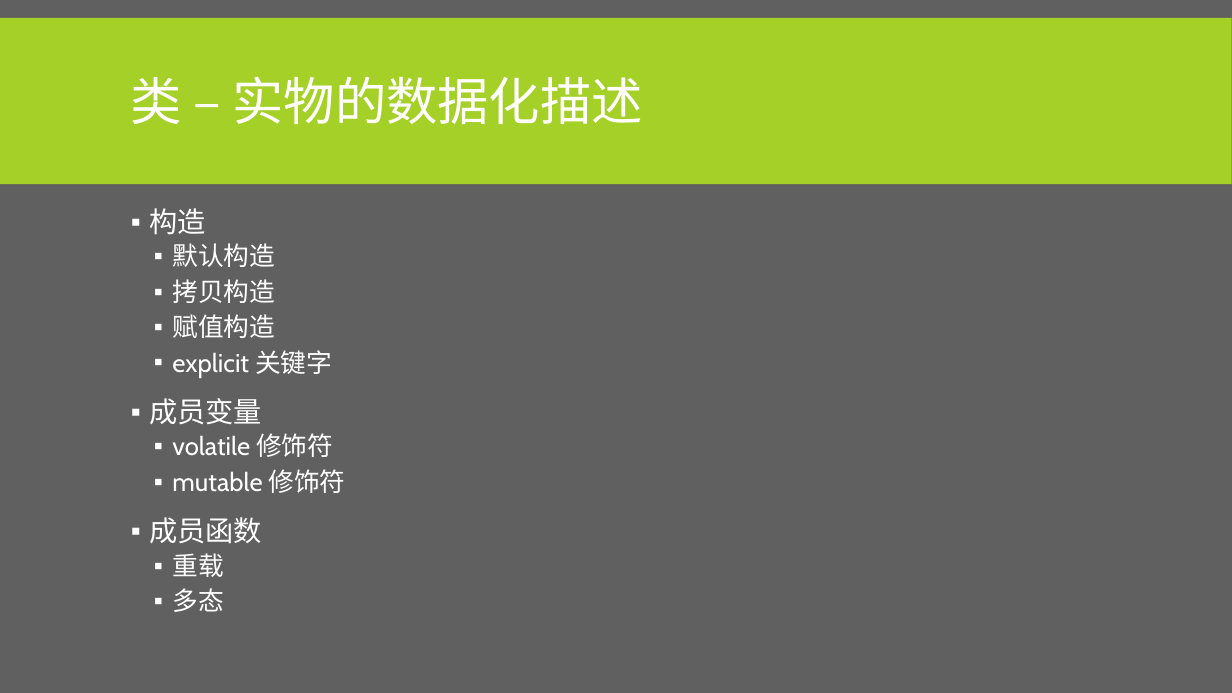
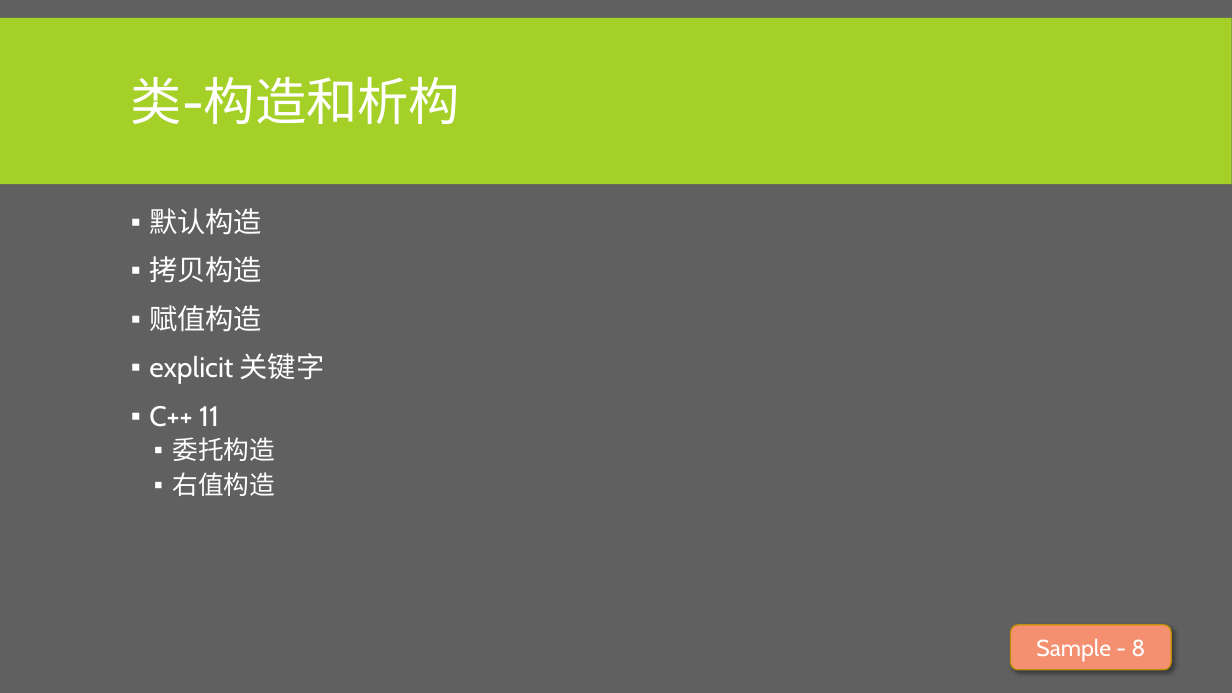
Before and after one commit to albertclass/Lessons, a slide deck: slide 29 of advance c++/courseware.pptx (slide 28 before the commit). Drawn at 1232x693 pixels with LibreOffice and Linux fonts; fonts in the diff are those of the drawing. Boxes give left, top, right and bottom in pixels: in the first picture for what was removed or moved away, otherwise in the second. Text is boxed around its words. In the diff, an @@ line names an element or a change of style, - is before the commit and + after.

```diff
--- a/advance c++/courseware.pptx
+++ b/advance c++/courseware.pptx
@@ title at bbox=[131, 77, 460, 124]: text changed @@
-类 – 实物的数据化描述
+类-构造和析构
@@ text at bbox=[149, 208, 205, 234]: paragraph removed @@
-▪ 构造
@@ text at bbox=[149, 208, 325, 383]: size 20 to 22 pt in "默认构造", "拷贝构造", "赋值构造", "explicit 关键字"; list level 2 to 1 in "默认构造"; list level 2 to 1 in "拷贝构造"; list level 2 to 1 in "赋值构造"; list level 2 to 1 in "explicit 关键字" @@
@@ text at bbox=[149, 406, 275, 496]: text changed @@
-▪ 成员变量
-  ▪ volatile 修饰符
-  ▪ mutable 修饰符
-▪ 成员函数
-  ▪ 重载
-  ▪ 多态
+▪ C++ 11
+  ▪ 委托构造
+  ▪ 右值构造
@@ rounded rectangle added at bbox=[1011, 625, 1172, 670], fill #F48F70, outline #BD8E00 1 pt, 18 pt, text #FFFFFF @@
+Sample - 8
```
Also in this commit, not shown: 9 other slides changed, 4 slides added, 3 other files.
